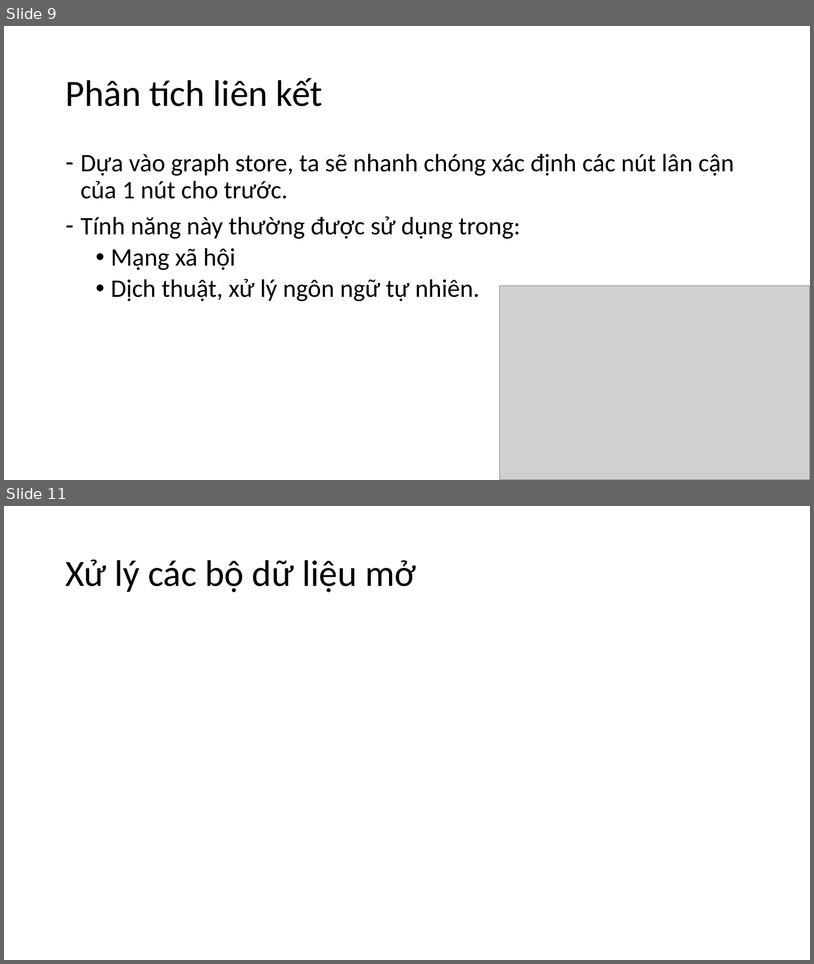
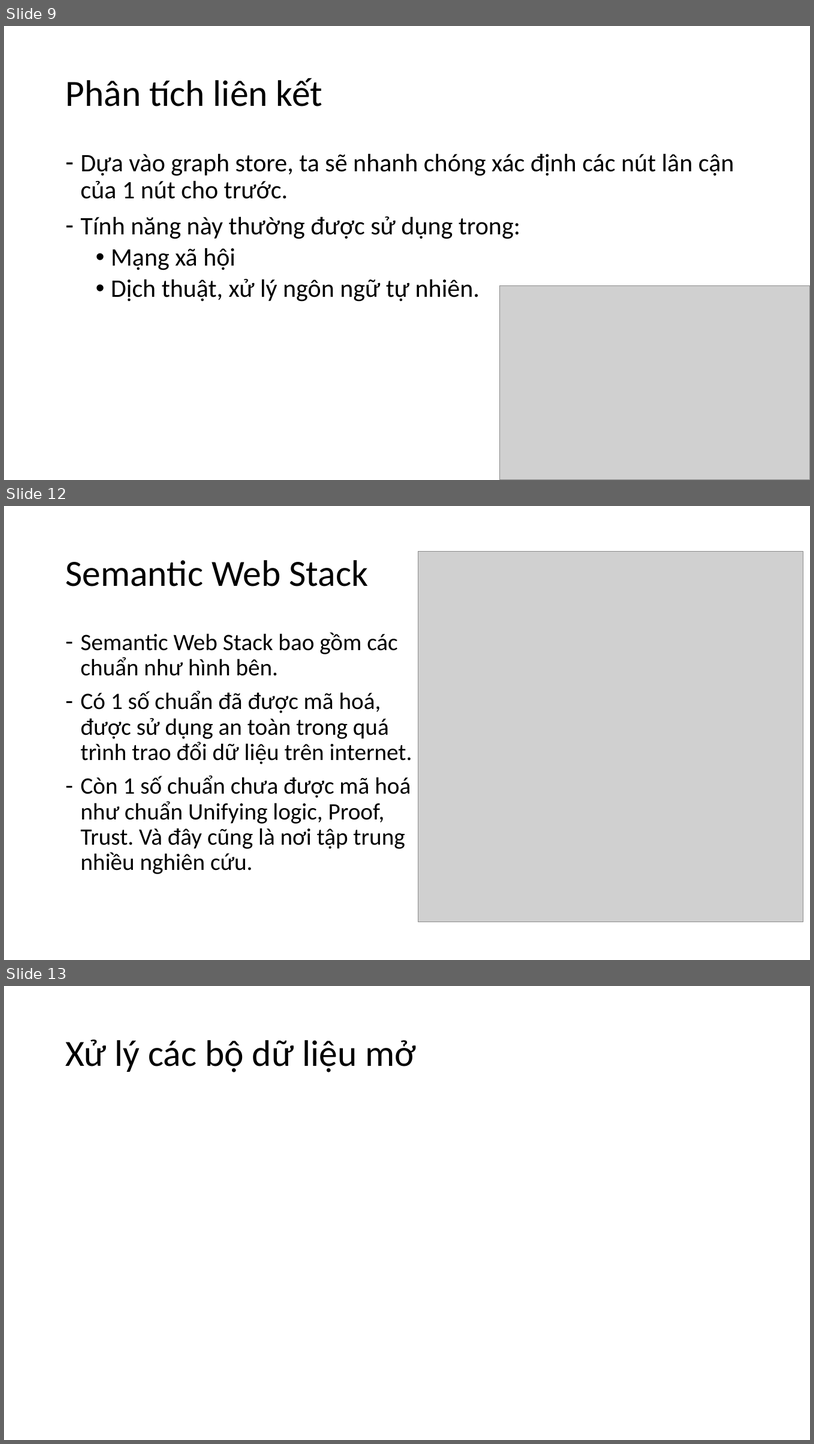
Before and after one commit to NguyenDucHoangLong/Group_4_HTTTHD, a slide deck: Document/Seminar/Slide/Slide_Nhóm 4.pptx. Shown one above the other, each under a label of ours: slides 9 and 11 before the commit, slides 9, 12 and 13 after it; the slides between them are not shown. The pictures are 814x964 and 814x1444 pixels, drawn with LibreOffice and Linux fonts; fonts in the diff are those of the drawing; grey boxes stand for pictures. Boxes give left, top, right and bottom in pixels: in the first picture for what was removed or moved away, otherwise in the second. Text is boxed around its words. In the diff, an @@ line names an element or a change of style, - is before the commit and + after.

Commit message:
graph store chưa xong

```diff
--- a/Document/Seminar/Slide/Slide_Nhóm 4.pptx
+++ b/Document/Seminar/Slide/Slide_Nhóm 4.pptx
@@ slide 12 added at [4,506,810,960], background #FFFFFF @@
@@ picture added at [419,552,804,921] @@
@@ title added at [65,560,369,586], 44 pt, text #000000 @@
+Semantic Web Stack
@@ text added at [81,632,413,874], 28 pt, text #000000 @@
+– Semantic Web Stack bao gồm các
+  chuẩn như hình bên.
+– Có 1 số chuẩn đã được mã hoá,
+  được sử dụng an toàn trong quá
+  trình trao đổi dữ liệu trên internet.
+– Còn 1 số chuẩn chưa được mã hoá
+  như chuẩn Unifying logic, Proof,
+  Trust. Và đây cũng là nơi tập trung
+  nhiều nghiên cứu.
@@ what was slide 11 is now slide 13 @@
```
Also in this commit, not shown: 3 slides changed, 1 other slide added.
